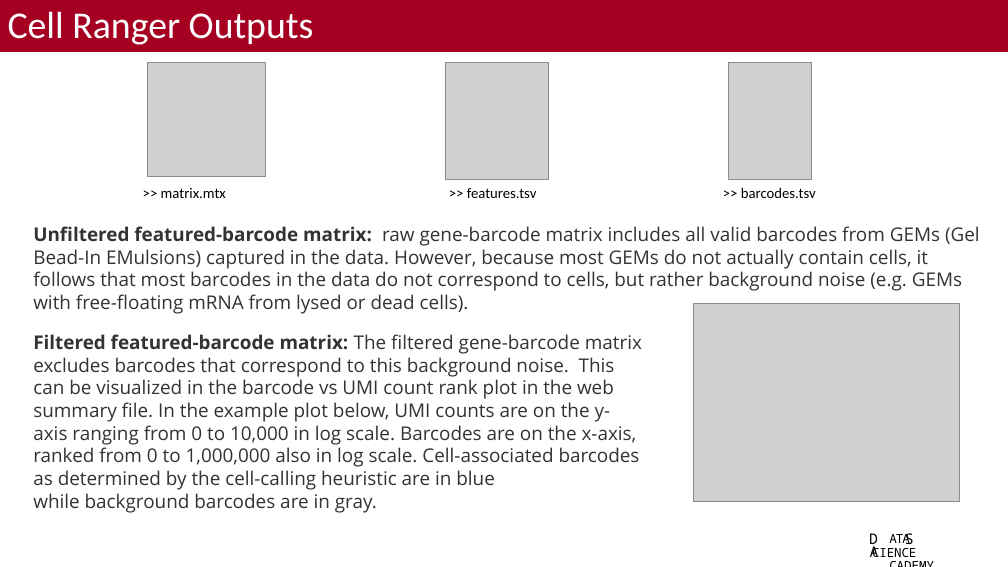
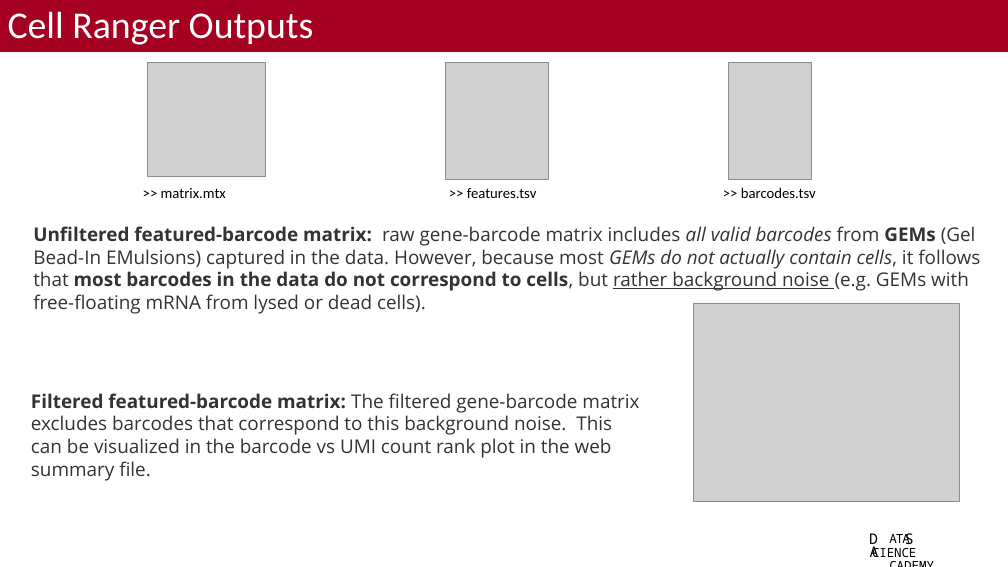
Before and after one commit to bacorli2/scrna_workshop, a slide deck: slide 10 of M2_CellRanger_Alignment/M2_CellRanger.pptx. Drawn at 1008x567 pixels with LibreOffice and Linux fonts; fonts in the diff are those of the drawing; grey boxes stand for pictures; background and template pictures are left out. Boxes give left, top, right and bottom in pixels: in the first picture for what was removed or moved away, otherwise in the second. Text is boxed around its words. In the diff, an @@ line names an element or a change of style, - is before the commit and + after.

```diff
--- a/M2_CellRanger_Alignment/M2_CellRanger.pptx
+++ b/M2_CellRanger_Alignment/M2_CellRanger.pptx
@@ text "Unfiltered featured-barcode matrix: raw gene-barcode ..." at (33, 226, 980, 314): bold on in "GEMs most barcodes in the data do ..."; italic on in "all valid barcodes GEMs do not actually ..."; underline on in "rather background noise" @@
@@ text at (31, 393, 639, 481): text changed @@
-Filtered featured-barcode matrix: The filtered gene-barcode matrix excludes barcodes that correspond to this background noise. This can be visualized in the barcode vs UMI count rank plot in the web summary file. In the example plot below, UMI counts are on the y-axis ranging from 0 to 10,000 in log scale. Barcodes are on the x-axis, ranked from 0 to 1,000,000 also in log scale. Cell-associated barcodes as determined by the cell-calling heuristic are in blue while background barcodes are in gray.
+Filtered featured-barcode matrix: The filtered gene-barcode matrix excludes barcodes that correspond to this background noise. This can be visualized in the barcode vs UMI count rank plot in the web summary file.
```
Also in this commit, not shown: 1 other slide changed.
